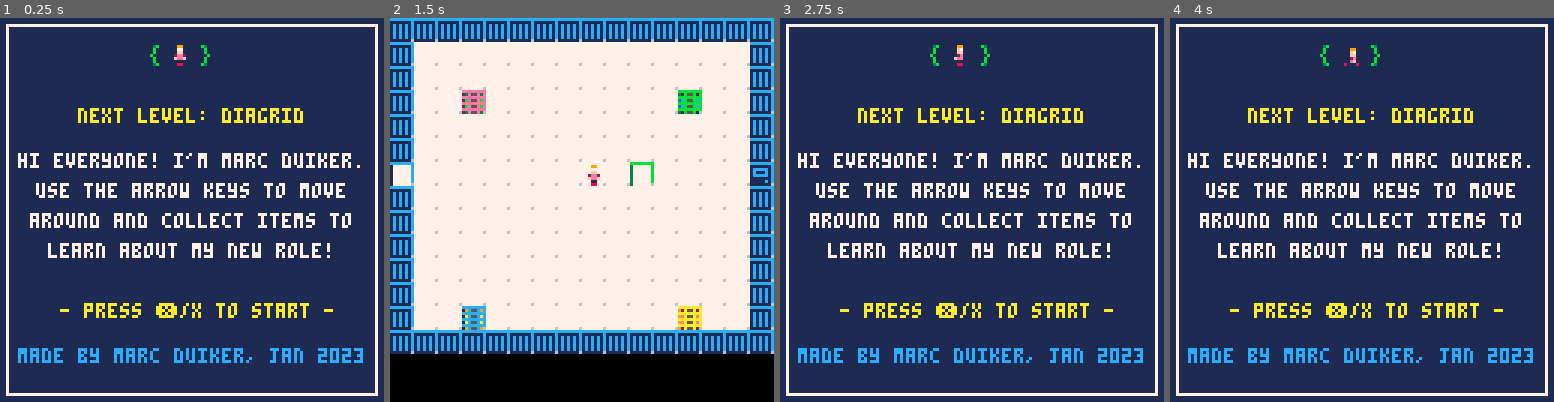
Above: before the commit, frames 1-4 (left to right).
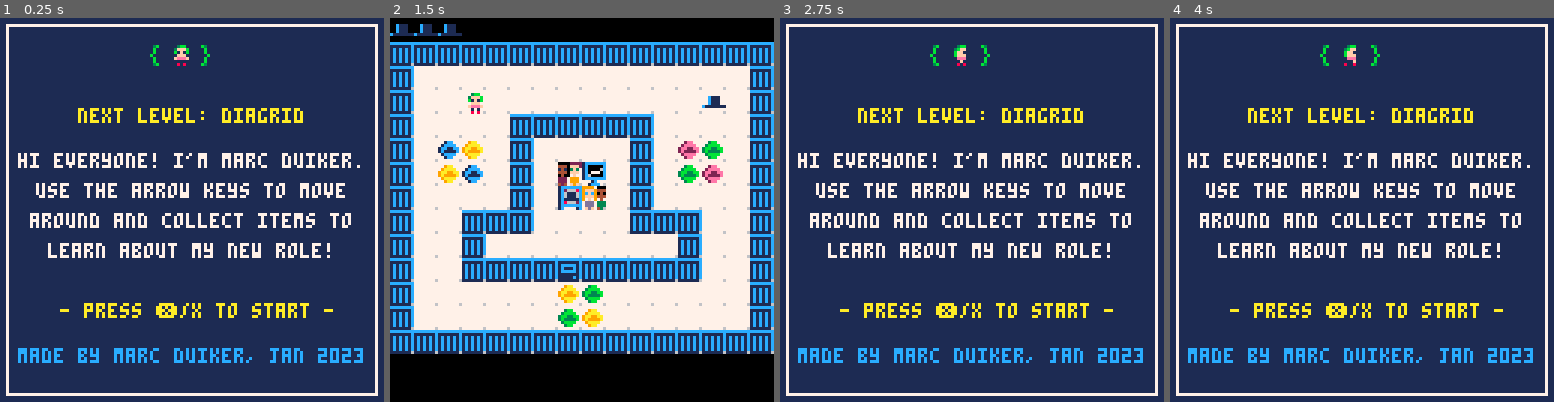
Above: after the commit, the same moments.

Repository: marcduiker/pico-8-games
Game: PICO-8 cartridge carts/dapr/dapr.p8
Same seed, same stepped clock (60 frames per second), same inputs: the game is played once before the commit and once after it.
Inputs:
- Up to frame 1 (0.25 s): no input
- Up to frame 2 (1.5 s): tap X (X key) at 0.33, 1.07 s; tap O (Z key) at 0.7 s
- Up to frame 3 (2.75 s): hold Right 1.6-2.1 s; tap O (Z key) at 1.7, 2.1, 2.5 s; tap X (X key) at 1.85 s; hold Up 2.15-2.42 s; hold Right from 2.47 s (still down)
- Up to frame 4 (4 s): tap O (Z key) at 2.9, 3.3, 3.7 s; tap X (X key) at 2.97 s; release Right at 3.03 s; hold Left 3.08-3.58 s; hold Down 3.63-3.97 s

The runs differ from the first frame. In frame 1, 0.1% of the frame differs, in the area x 45-50%, y 7-13%; in frame 2, 29%, in the area x 0-100%, y 0-82%; in frame 3, 0.1%; in frame 4, 0.1%.

Commit message:
Update sprites
Signed-off-by: Marc Duiker <marcduiker@users.noreply.github.com>

Diff:
--- a/carts/dapr/dapr.p8
+++ b/carts/dapr/dapr.p8
@@ -229,10 +229,10 @@
 
 function add_player()
 	p={}
-	p.x=8
+	p.x=3
 	p.dx=0
 	p.sx=0
-	p.y=6
+	p.y=3
 	p.dy=0
 	p.sy=0
 	p.t=0
@@ -266,7 +266,7 @@
 		spr(get_frame(p.anim_move,p.anim_speed),p.x*8+p.dx,p.y*8+p.dy,1,1,p.isflipped)
 	end
 	if p.hashat then
-		spr(p.hatspr,p.x*8+p.dx,p.y*8+p.dy-7,1,1,p.isflipped)
+		spr(p.hatspr,p.x*8+p.dx,p.y*8+p.dy-6,1,1,p.isflipped)
 	end
 end
 
@@ -304,7 +304,6 @@
 			_upd=update_player_move
 		elseif iscollectable(destx,desty) then
 			p.section.score+=1
-			p.section.portalnr+=1
 			if (p.section.score == 4) then
 				sfx(3)
 				completed_section()
@@ -328,8 +327,6 @@
 			sfx(5)
 			p.x=p.respawnx
 			p.y=p.respawny
-			-- remove arrow tile for previous section
-			mset(p.previoussection.portalarrowx,p.previoussection.portalarrowy,63)
 			_upd=update_message_section
 			_drw=draw_message_section
 		else
@@ -354,17 +351,11 @@
 	p.message=messages[p.messagenr]
 	-- close current door to ensure player goes through the portal
 	p.section.isdooropen=false
-	-- place arrow tile for portal
-	mset(p.section.portalarrowx,p.section.portalarrowy,p.section.arrowspr)
 	p.previoussection=p.section
-	-- reset arrow tile for current section
-	mset(p.section.arrowx,p.section.arrowy,63)
 	if p.sectionnr < 4 then
 		p.sectionnr+=1
 		p.section=sections[p.sectionnr]
 		p.messagenr+=1
-		-- place arrow tile for next section
-		mset(p.section.arrowx,p.section.arrowy,p.section.arrowspr)
 		p.section.isdooropen=true
 	else
 		p.isgameover=true
@@ -470,11 +461,6 @@
 		respawny=8,
 		score=0,
 		maxscore=4,
-		portalarrowx=11,
-		portalarrowy=3,
-		portalx=12,
-		portaly=3,
-		portalnr=1,
 		portalspr={89,90,91,92,93}}
 	section2={
 		id=2,
@@ -544,17 +530,7 @@
 
 function draw_map()
 	map(0,0)
-	if p.section.isdooropen then
-		mset(p.section.doorx,p.section.doory,p.section.opendoorspr)
-	end
-
-	if p.previoussection ~= nil and p.previoussection.isdooropen == false then
-		mset(p.previoussection.doorx,p.previoussection.doory,p.previoussection.closeddoorspr)
-	end
-	mset(section1.portalx, section1.portaly, section1.portalspr[section1.portalnr])
-	mset(section2.portalx, section2.portaly, section2.portalspr[section2.portalnr])
-	mset(section3.portalx, section3.portaly, section3.portalspr[section3.portalnr])
-	mset(section4.portalx, section4.portaly, section4.portalspr[section4.portalnr])
+
 end
 
 -->8
@@ -771,22 +747,22 @@
 
 
 __gff__
-00000000000000000a0a0a0a0202020204040404010101010202020200000000000000000000000002020202020202020101010100000000020202020000000000000000000000000000000505040000000000000000000000000005050400000000000000000000000000050504000000000000000000000000000505040000
+00000000000000000a0a0a0a0202020204040404010101010202020200000000000000000000000000000000020202020101010100000000020202020000000000000000000000000000000505040000000000000000000000000005050400000000000a00000000000000050504000000000000000000000000000505040000
 0000000000000000000000000000000000000000000000000000000000000000000000000000000000000000000000000000000000000000000000000000000000000000000000000000000000000000000000000000000000000000000000000000000000000000000000000000000000000000000000000000000000000000
 __map__
+6363630000000000000000000000000000000000000000000000000000000000000000000000000000000000000000000000000000000000000000000000000000000000000000000000000000000000000000000000000000000000000000000000000000000000000000000000000000000000000000000000000000000000
 3030303030303030303030303030303000000000000000000000000000000000000000000000000000000000000000000000000000000000000000000000000000000000000000000000000000000000000000000000000000000000000000000000000000000000000000000000000000000000000000000000000000000000
 303f3f3f3f3f3f3f3f3f3f3f3f3f3f3000000000000000000000000000000000000000000000000000000000000000000000000000000000000000000000000000000000000000000000000000000000000000000000000000000000000000000000000000000000000000000000000000000000000000000000000000000000
-303f3f3f3f3f3f3f3f3f3f3f3f3f3f3000000000000000000000000000000000000000000000000000000000000000000000000000000000000000000000000000000000000000000000000000000000000000000000000000000000000000000000000000000000000000000000000000000000000000000000000000000000
-303f3f3f3f3f3f3f3f3f3f3f3f3f3f3000000000000000000000000000000000000000000000000000000000000000000000000000000000000000000000000000000000000000000000000000000000000000000000000000000000000000000000000000000000000000000000000000000000000000000000000000000000
-303f3f3f3f3f3f3f3f3f3f3f3f3f3f3000000000000000000000000000000000000000000000000000000000000000000000000000000000000000000000000000000000000000000000000000000000000000000000000000000000000000000000000000000000000000000000000000000000000000000000000000000000
-303f3f3f3f3f3f3f3f3f3f3f3f3f3f3000000000000000000000000000000000000000000000000000000000000000000000000000000000000000000000000000000000000000000000000000000000000000000000000000000000000000000000000000000000000000000000000000000000000000000000000000000000
-203f3f3f3f3f3f3f3f3f3f3f3f3f3f1400000000000000000000000000000000000000000000000000000000000000000000000000000000000000000000000000000000000000000000000000000000000000000000000000000000000000000000000000000000000000000000000000000000000000000000000000000000
-303f3f3f3f3f3f3f3f3f3f3f3f3f3f3000000000000000000000000000000000000000000000000000000000000000000000000000000000000000000000000000000000000000000000000000000000000000000000000000000000000000000000000000000000000000000000000000000000000000000000000000000000
-303f3f3f3f3f3f3f3f3f3f3f3f3f3f3000000000000000000000000000000000000000000000000000000000000000000000000000000000000000000000000000000000000000000000000000000000000000000000000000000000000000000000000000000000000000000000000000000000000000000000000000000000
-303f3f3f3f3f3f3f3f3f3f3f3f3f3f3000000000000000000000000000000000000000000000000000000000000000000000000000000000000000000000000000000000000000000000000000000000000000000000000000000000000000000000000000000000000000000000000000000000000000000000000000000000
-303f3f3f3f3f3f3f3f3f3f3f3f3f3f3000000000000000000000000000000000000000000000000000000000000000000000000000000000000000000000000000000000000000000000000000000000000000000000000000000000000000000000000000000000000000000000000000000000000000000000000000000000
-303f3f3f3f3f3f3f3f3f3f3f3f3f3f3000000000000000000000000000000000000000000000000000000000000000000000000000000000000000000000000000000000000000000000000000000000000000000000000000000000000000000000000000000000000000000000000000000000000000000000000000000000
-303f3f3f3f3f3f3f3f3f3f3f3f3f3f3000000000000000000000000000000000000000000000000000000000000000000000000000000000000000000000000000000000000000000000000000000000000000000000000000000000000000000000000000000000000000000000000000000000000000000000000000000000
+303f3f3f3f3f3f3f3f3f3f3f3f083f3000000000000000000000000000000000000000000000000000000000000000000000000000000000000000000000000000000000000000000000000000000000000000000000000000000000000000000000000000000000000000000000000000000000000000000000000000000000
+303f3f3f3f3030303030303f3f3f3f3000000000000000000000000000000000000000000000000000000000000000000000000000000000000000000000000000000000000000000000000000000000000000000000000000000000000000000000000000000000000000000000000000000000000000000000000000000000
+303f181a3f303f3f3f3f303f1b193f3000000000000000000000000000000000000000000000000000000000000000000000000000000000000000000000000000000000000000000000000000000000000000000000000000000000000000000000000000000000000000000000000000000000000000000000000000000000
+303f1a183f303f2d443f303f191b3f3000000000000000000000000000000000000000000000000000000000000000000000000000000000000000000000000000000000000000000000000000000000000000000000000000000000000000000000000000000000000000000000000000000000000000000000000000000000
+303f3f3f3f303f472c3f303f3f3f3f3000000000000000000000000000000000000000000000000000000000000000000000000000000000000000000000000000000000000000000000000000000000000000000000000000000000000000000000000000000000000000000000000000000000000000000000000000000000
+303f3f3030303f3f3f3f3030303f3f3000000000000000000000000000000000000000000000000000000000000000000000000000000000000000000000000000000000000000000000000000000000000000000000000000000000000000000000000000000000000000000000000000000000000000000000000000000000
+303f3f303f3f3f3f3f3f3f3f303f3f3000000000000000000000000000000000000000000000000000000000000000000000000000000000000000000000000000000000000000000000000000000000000000000000000000000000000000000000000000000000000000000000000000000000000000000000000000000000
+303f3f303030301430303030303f3f3000000000000000000000000000000000000000000000000000000000000000000000000000000000000000000000000000000000000000000000000000000000000000000000000000000000000000000000000000000000000000000000000000000000000000000000000000000000
+303f3f3f3f3f3f1a193f3f3f3f3f3f3000000000000000000000000000000000000000000000000000000000000000000000000000000000000000000000000000000000000000000000000000000000000000000000000000000000000000000000000000000000000000000000000000000000000000000000000000000000
+303f3f3f3f3f3f191a3f3f3f3f3f3f3000000000000000000000000000000000000000000000000000000000000000000000000000000000000000000000000000000000000000000000000000000000000000000000000000000000000000000000000000000000000000000000000000000000000000000000000000000000
 3030303030303030303030303030303000000000000000000000000000000000000000000000000000000000000000000000000000000000000000000000000000000000000000000000000000000000000000000000000000000000000000000000000000000000000000000000000000000000000000000000000000000000
 
 
Not shown, changed: 31 lines of the sprite sheet (__gfx__) section of carts/dapr/dapr.p8
